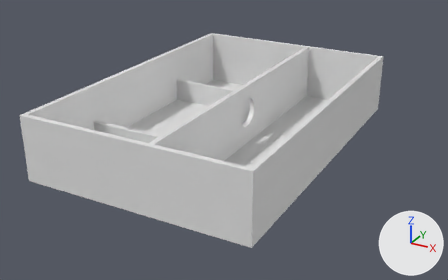
The Blender file resources/case/base.blend: old version first, new version second.
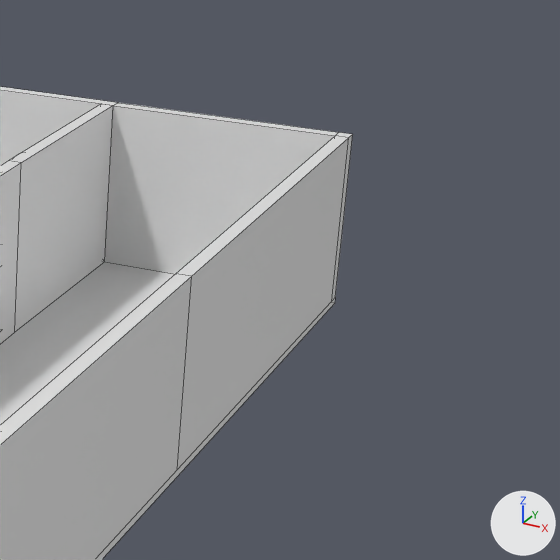
Each version is shown whole from a 50 mm camera at (116.4, -212.6, 105.7) aimed at (-5.2, 8.5, -4.9), then close up on the part from 61% to 100% of the width and 5% to 67% of the height. Arrows for +X, +Y and +Z are at lower right; the lights stay in place. The close-ups show mesh edges as thin lines.
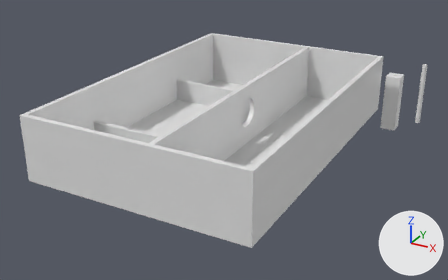
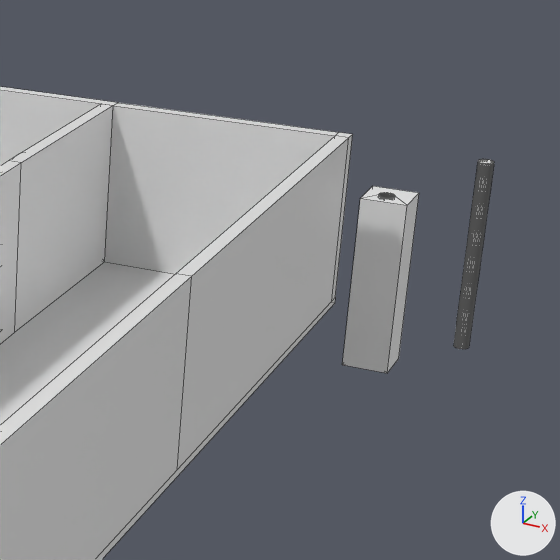
Commit message: Add template for screw hole

Pixel boxes (x1, y1, x2, y2) of what changed, in the close-ups (560 x 560 px):
'Cube.001', added
    after: (342, 186, 419, 373)
'screw', added
    after: (454, 159, 494, 349)

What changed in the scene script:
```text
Add me_cube_003:
    me_cube_003.from_pydata(...)  # 368 vertices, 512 faces; spans x -3.5..3.5, y -3.5..3.5, z -5.0..5.0
Add me_cube_001:
    me_cube_001.from_pydata(...)  # 396 vertices, 578 faces; spans x -750.0..374.0, y -589.0..534.0, z -1000.0..1000.0
Add ob_cube_001:
    ob_cube_001 = bpy.data.objects.new('Cube.001', me_cube_003)
    ob_cube_001.location = (50.0, 80.0, 0.0)
    ob_cube_001.scale = (1.0, 1.0, 2.7)
Add ob_screw:
    ob_screw = bpy.data.objects.new('screw', me_cube_001)
    ob_screw.location = (59.0, 105.9, -2.6)
    ob_screw.scale = (0.00216, 0.00216, 0.0158)
```
